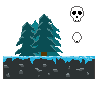
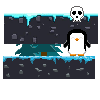
Comparing the layer stacks of the two w=100, h=100 images. Changes:
added layer "Слой 9" above "Слой 7" over [63, 29, 91, 56]
added layer "Слой 8" above "Слой 2" over [4, 13, 98, 44]
painted on "Слой 2" over [3, 57, 95, 79]
